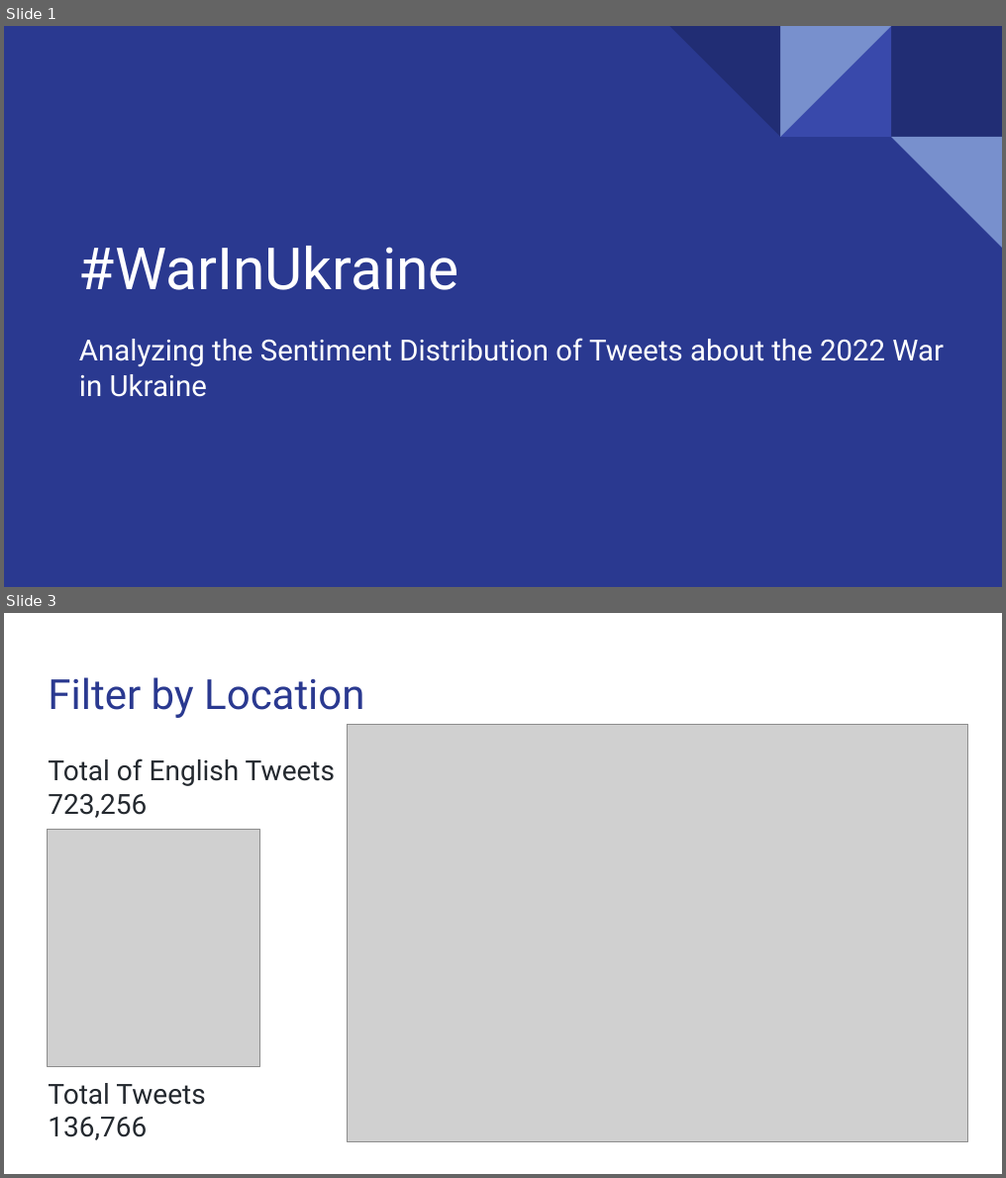
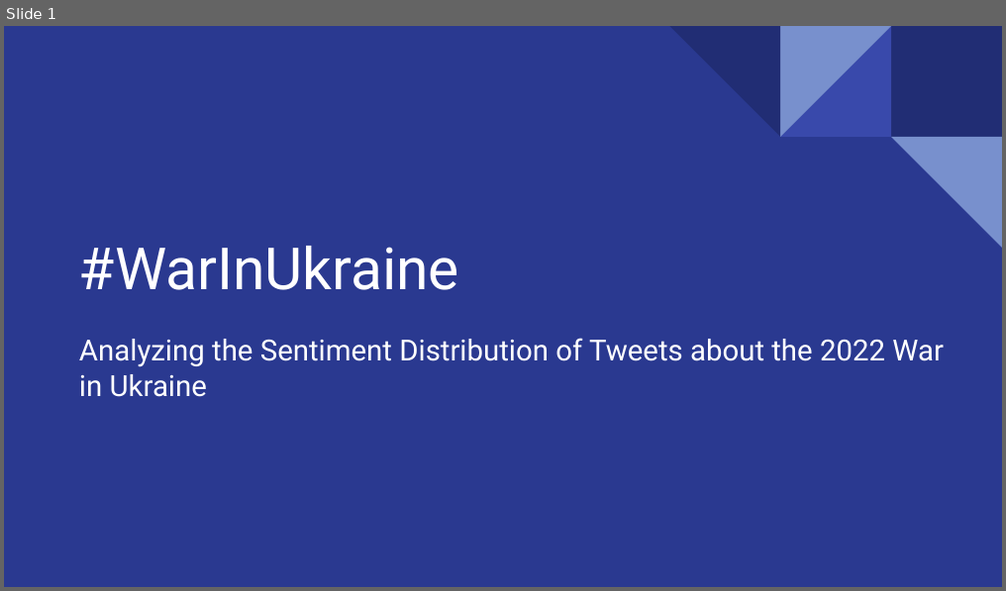
Before and after one commit to aduchini/Final_project, a slide deck: Presentation_WarInUkraine.pptx. Shown one above the other, each under a label of ours: slides 1 and 3 before the commit, slide 1 after it; the slides between them are not shown. The pictures are 1006x1178 and 1006x591 pixels, drawn with LibreOffice and Linux fonts; fonts in the diff are those of the drawing; grey boxes stand for pictures. Boxes give left, top, right and bottom in pixels: in the first picture for what was removed or moved away, otherwise in the second. Text is boxed around its words. In the diff, an @@ line names an element or a change of style, - is before the commit and + after.

```diff
--- a/Presentation_WarInUkraine.pptx
+++ b/Presentation_WarInUkraine.pptx
@@ slide 3 removed at [4, 613, 1002, 1174], background #FFFFFF @@
@@ title removed at [48, 677, 364, 718] @@
-Filter by Location
@@ picture removed at [348, 724, 968, 1142] @@
@@ title removed at [48, 759, 335, 818] @@
-Total of English Tweets
-723,256
@@ picture removed at [47, 830, 260, 1067] @@
@@ title removed at [48, 1083, 205, 1141] @@
-Total Tweets
-136,766
```
Also in this commit, not shown: 7 slides changed, 18 slides added, 3 other slides removed, 3 other files.
